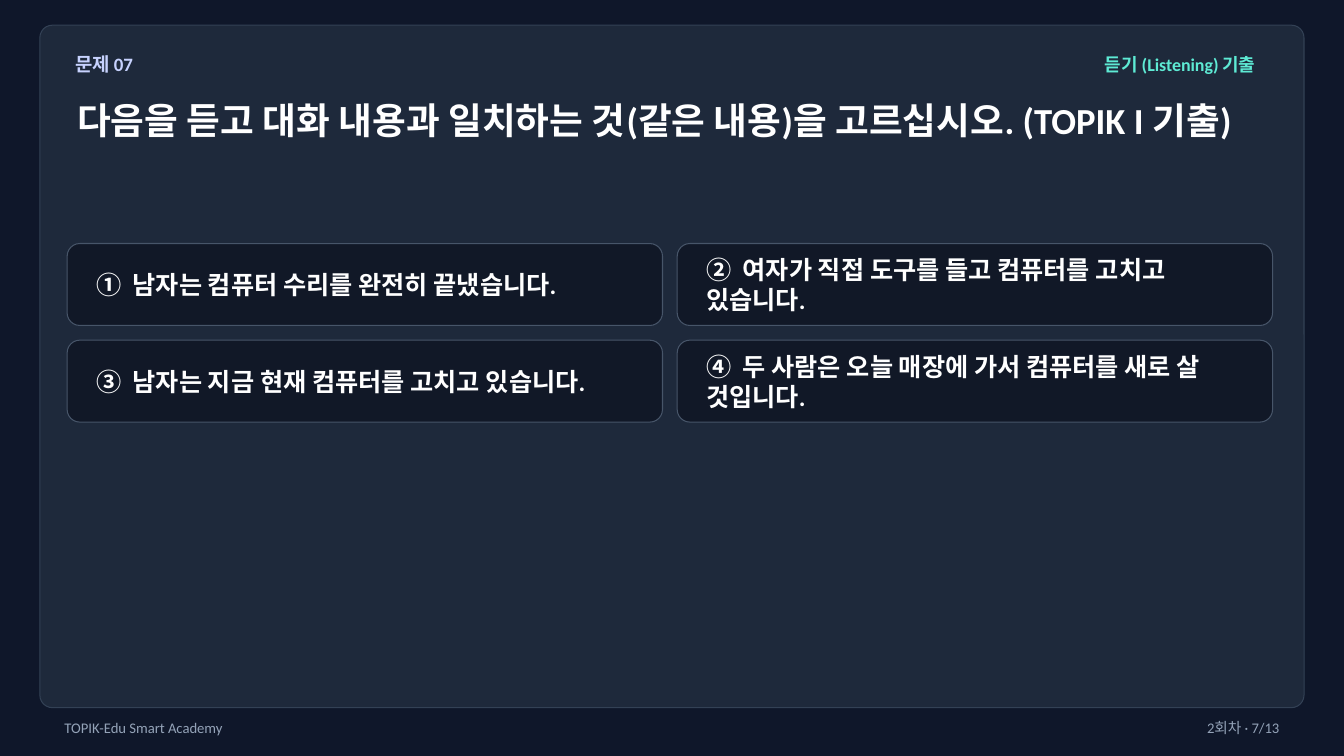
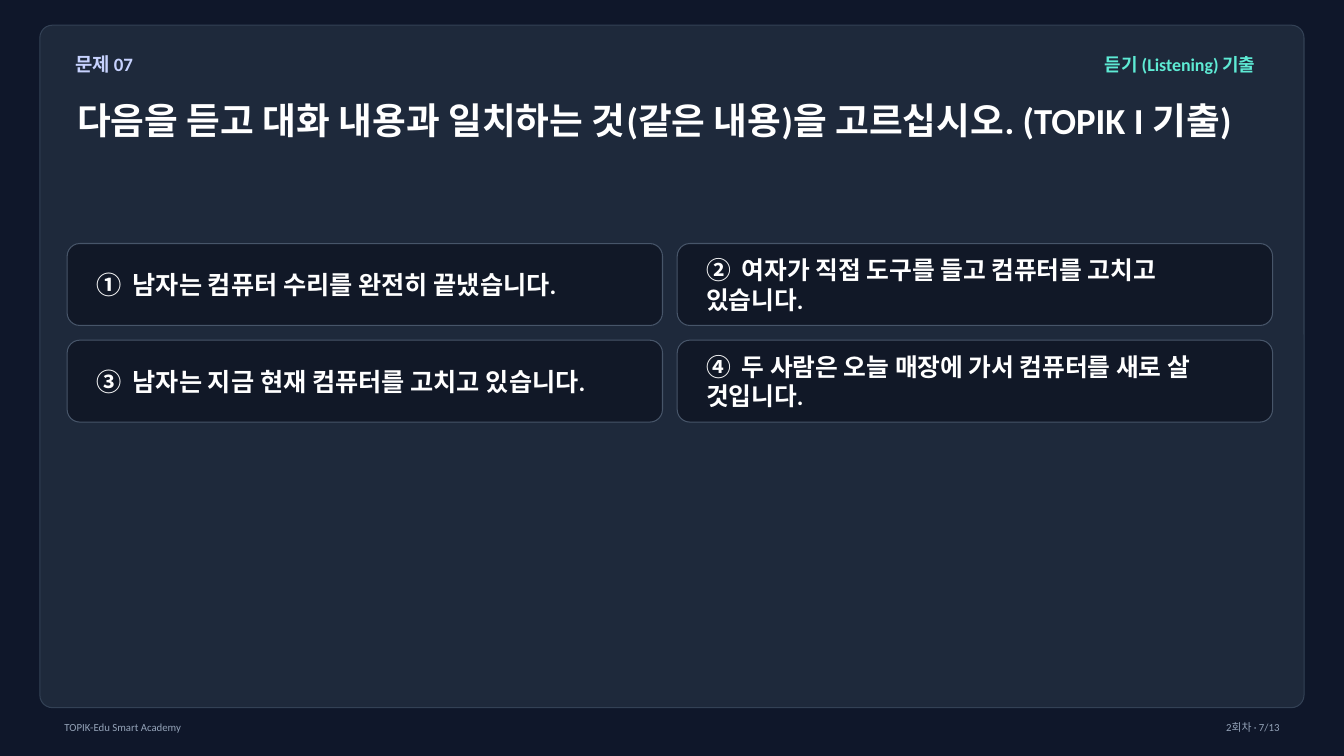
Before and after one commit to yitongjeon315/topic, a slide deck: slide 24 of public/TOPIK-I-3-session-lesson.pptx. Drawn at 1344x756 pixels with LibreOffice and Linux fonts; fonts in the diff are those of the drawing. Boxes give left, top, right and bottom in pixels: in the first picture for what was removed or moved away, otherwise in the second. Text is boxed around its words. In the diff, an @@ line names an element or a change of style, - is before the commit and + after.

```diff
--- a/public/TOPIK-I-3-session-lesson.pptx
+++ b/public/TOPIK-I-3-session-lesson.pptx
@@ text "② 여자가 직접 도구를 들고 ..." at (706, 258, 1156, 312): size 18 to 17.6 pt @@
@@ text "④ 두 사람은 오늘 매장에 ..." at (706, 355, 1190, 408): size 18 to 17.6 pt @@
@@ text "TOPIK-Edu Smart Academy" at (64, 724, 181, 733): size 10.5 to 7.7 pt @@
@@ text "2회차 · 7/13" at (1226, 723, 1280, 732): size 10.5 to 7.7 pt @@
```
Also in this commit, not shown: 43 other slides changed, 4 other files.
